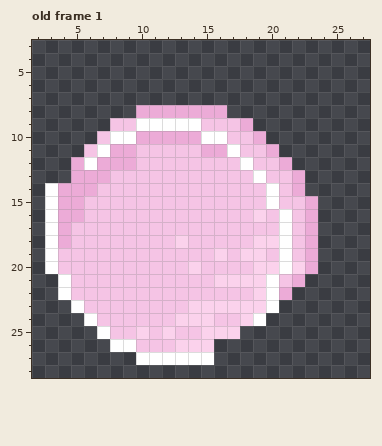
Two versions of one pixel-art file, back-in-biskits/Assets/Cookies/Macaroon.aseprite. The picture above was drawn from the file before the commit.
32x32 pixels, 1 frame. Colours within 5 levels of each other are drawn and written as one. Shown: old frame 1: x 2..27, y 3..28. The commit also changed other frames, which this record leaves out.
After the commit:
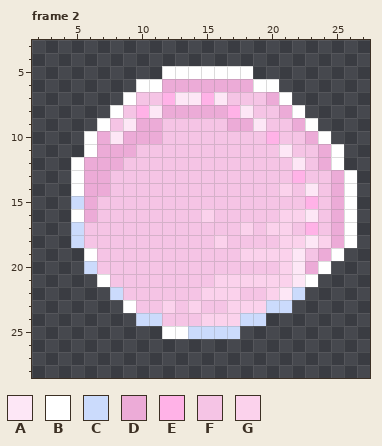
Palette (. is transparent): A #fde7f6  B #ffffff  C #cbdbfc  D #ecabd7  E #ffb2e7  F #f5c4e5  G #fbd2ec
A new or re-ordered frame is compared with the old frame closest to it.
The edit:
frames 1 -> 2
Frame 2 is new; against old frame 1:
y 5: x 12..18 ....... -> BBBBBBB
y 6: x 10..20 ........... -> BBDDDDDDDBB
y 7: x 9..21 ............. -> BFFEAAEAFFFDB
y 8: x 8..11 ..DD -> BFEA; x 17..22 ...... -> EAFFDB
y 9: x 7 . -> B; x 9..14 FBBBBB -> ADDFFF; x 17 F -> D; x 19..23 ..... -> AFFDB
y 10: x 6..9 .FBB -> BDAD; x 12..16 DDDBB -> FFFFF; x 19..24 D..... -> FEFFDB
y 11: x 6..7 FB -> BD; x 15..17 DDB -> FFF; x 20..25 D..... -> FAFFDB
y 12: x 5..6 DB -> BD; x 9 D -> F; x 18 B -> F; x 21..25 D.... -> FAFDB
y 13: x 5 D -> B; x 19 B -> F; x 22..26 D.... -> EFFDB
y 14: x 3..5 BDD -> ..B; x 7 F -> D; x 20..26 BFD.... -> FGFAFDB
y 15: x 3..6 BDDF -> ..CD; x 20 B -> F; x 23..26 D... -> EFDB
y 16: x 3..6 BDDF -> ..BD; x 15 F -> G; x 19 G -> F; x 21..26 BFD... -> GGAFDB
y 17: x 3..5 BDF -> ..C; x 18 F -> G; x 20..21 FB -> GG; x 23..26 D... -> EFDB
y 18: x 3..5 BDF -> ..C; x 13 G -> F; x 16 F -> G; x 19..26 GGBFD... -> FFGGAGDB
y 19: x 3..6 BFFF -> ...B; x 16 G -> F; x 20..25 FBFD.. -> GGAFDB
y 20: x 3..6 BFFF -> ...C; x 14 G -> F; x 19..22 GGBG -> FFGA; x 24 . -> B
y 21: x 4..7 BFFF -> ...B; x 20..23 BFD. -> GGAB
y 22: x 4..8 BFFFF -> ....C; x 15..17 FFF -> GGG; x 19..22 GBD. -> FGAC
y 23: x 5..9 BFFFF -> ....B; x 12 F -> G; x 15..16 GG -> FF; x 20..21 B. -> CC
y 24: x 6..11 BFFFFF -> ....CC; x 13..14 GG -> FF; x 16..19 FFGB -> GGCC
y 25: x 7..17 BFFGFGFFGGG -> .....BBCCCC
y 26: x 8..15 BBFFFGGG -> ........
y 27: x 10..15 BBBBBB -> ......
Changed places in both pictures, as pixel boxes (x1, y1, x2, y2):
changed: (45, 66, 357, 365)
